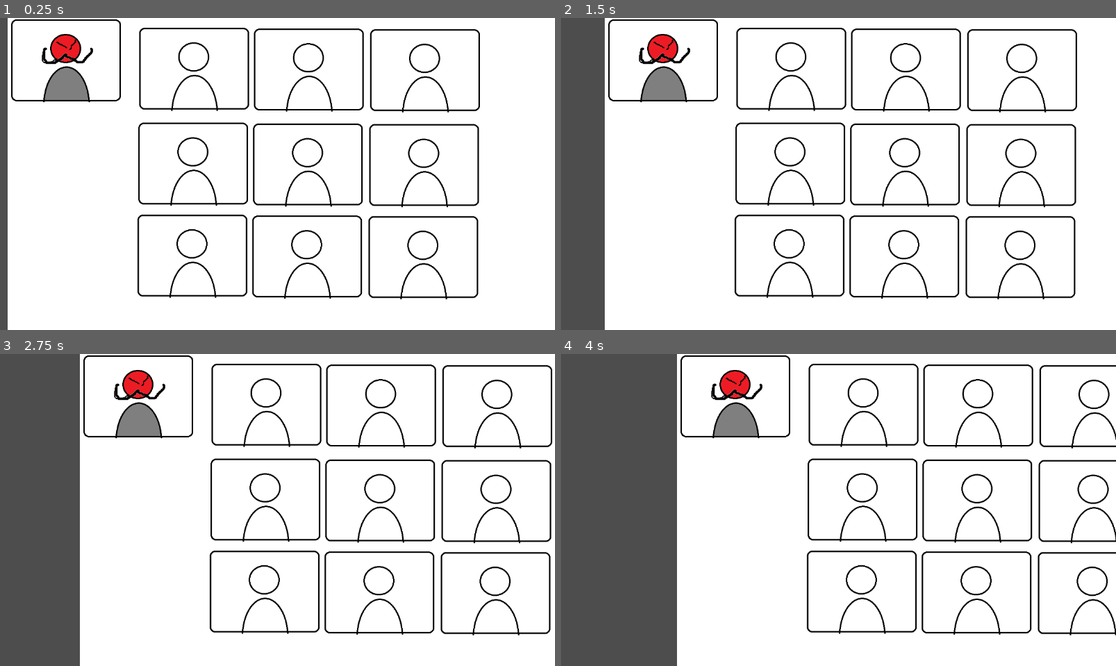
Above: before the commit, frames 1-4 (two rows, left to right).
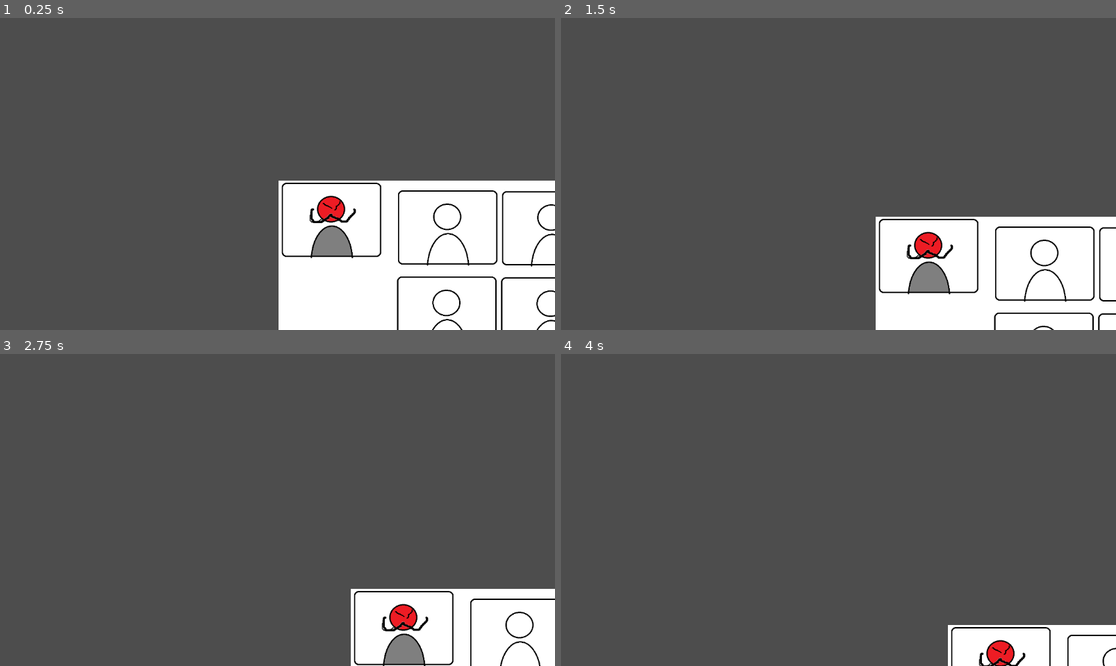
Above: after the commit, the same moments.

Repository: ohmlet-studio/Zoomies
Game: Godot game, scene res://scenes/main.tscn
Same seed, same stepped clock (60 frames per second), same inputs: the game is played once before the commit and once after it. Before the commit the project starts from res://main.tscn.
Inputs:
- Up to frame 1 (0.25 s): no input
- Up to frame 2 (1.5 s): no input
- Up to frame 3 (2.75 s): no input
- Up to frame 4 (4 s): no input

The runs differ from the first frame. In frame 1, 78% of the frame differs, in the area x 1-100%, y 0-100%; in frame 2, 79%, in the area x 7-100%, y 0-100%; in frame 3, 78%; in frame 4, 75%.

Commit message:
added webcam scene

Diff:
--- a/project.godot
+++ b/project.godot
@@ -10,8 +10,8 @@
 
 [application]
 
-config/name="testgame"
-run/main_scene="res://main.tscn"
+config/name="Zoomies"
+run/main_scene="res://scenes/main.tscn"
 config/features=PackedStringArray("4.3", "GL Compatibility")
 config/icon="res://icon.svg"
 
--- a/scenes/camera.gd
+++ /dev/null
@@ -1,16 +0,0 @@
-extends Sprite
-
-
-# Declare member variables here. Examples:
-# var a = 2
-# var b = "text"
-
-
-# Called when the node enters the scene tree for the first time.
-func _ready():
-	pass # Replace with function body.
-
-
-# Called every frame. 'delta' is the elapsed time since the previous frame.
-#func _process(delta):
-#	pass
--- a/scenes/main.tscn
+++ b/scenes/main.tscn
@@ -1,14 +1,14 @@
-[gd_scene load_steps=3 format=2]
+[gd_scene load_steps=3 format=3 uid="uid://b44yty5ujqy42"]
 
-[ext_resource path="res://assets/placeholder.png" type="Texture" id=1]
-[ext_resource path="res://scenes/camera.gd" type="Script" id=2]
+[ext_resource type="Texture2D" uid="uid://cy5efrqmmmoi4" path="res://assets/placeholder.png" id="1"]
+[ext_resource type="Script" path="res://scripts/shift.gd" id="2_mi0f0"]
 
 [node name="Node2D" type="Node2D"]
 
-[node name="Sprite" type="Sprite" parent="."]
-position = Vector2( 512, 294 )
-scale = Vector2( 0.546759, 0.546759 )
-texture = ExtResource( 1 )
-script = ExtResource( 2 )
+[node name="Sprite" type="Sprite2D" parent="."]
+position = Vector2(512, 294)
+scale = Vector2(0.546759, 0.546759)
+texture = ExtResource("1")
+script = ExtResource("2_mi0f0")
 
 [node name="Camera2D" type="Camera2D" parent="."]
--- /dev/null
+++ b/scenes/webcam.tscn
@@ -0,0 +1,12 @@
+[gd_scene load_steps=2 format=3 uid="uid://bym37ckhwglbu"]
+
+[ext_resource type="Texture2D" uid="uid://d0y8o6qsf7yfv" path="res://assets/textures/cat.png" id="1_3jx6e"]
+
+[node name="Webcam" type="Node3D"]
+
+[node name="Camera3D" type="Camera3D" parent="."]
+transform = Transform3D(1, 0, 0, 0, 1, 0, 0, 0, 1, 0, 0, 4.74062)
+
+[node name="Sprite3D" type="Sprite3D" parent="."]
+transform = Transform3D(1, 0, 0, 0, 1, 0, 0, 0, 1, 0, 0, -0.475391)
+texture = ExtResource("1_3jx6e")
--- /dev/null
+++ b/scripts/shift.gd
@@ -0,0 +1,13 @@
+extends Sprite2D
+
+
+# Called when the node enters the scene tree for the first time.
+func _ready() -> void:
+	pass # Replace with function body.
+
+
+# Called every frame. 'delta' is the elapsed time since the previous frame.
+func _process(delta: float) -> void:
+	position.x += 1
+	position.y += 1
+	pass
--- a/shift.gd
+++ /dev/null
@@ -1,12 +0,0 @@
-extends Sprite2D
-
-
-# Called when the node enters the scene tree for the first time.
-func _ready() -> void:
-	pass # Replace with function body.
-
-
-# Called every frame. 'delta' is the elapsed time since the previous frame.
-func _process(delta: float) -> void:
-	position.x += 1
-	pass
Not shown, added: assets/sounds/theme.mp3.import
Binary file added: assets/textures/cat.png
Not shown, added: assets/textures/cat.png.import
Not shown, changed: builds/web/index.apple-touch-icon.png.import
Not shown, changed: builds/web/index.icon.png.import
Not shown, changed: builds/web/index.png.import
Not shown, changed: .gitignore
Not shown, added: assets/sounds/theme.mp3
Not shown, changed: builds/web/index.html
Not shown, changed: builds/web/index.js
Not shown, changed: builds/web/index.pck
Not shown, changed: builds/web/index.wasm
